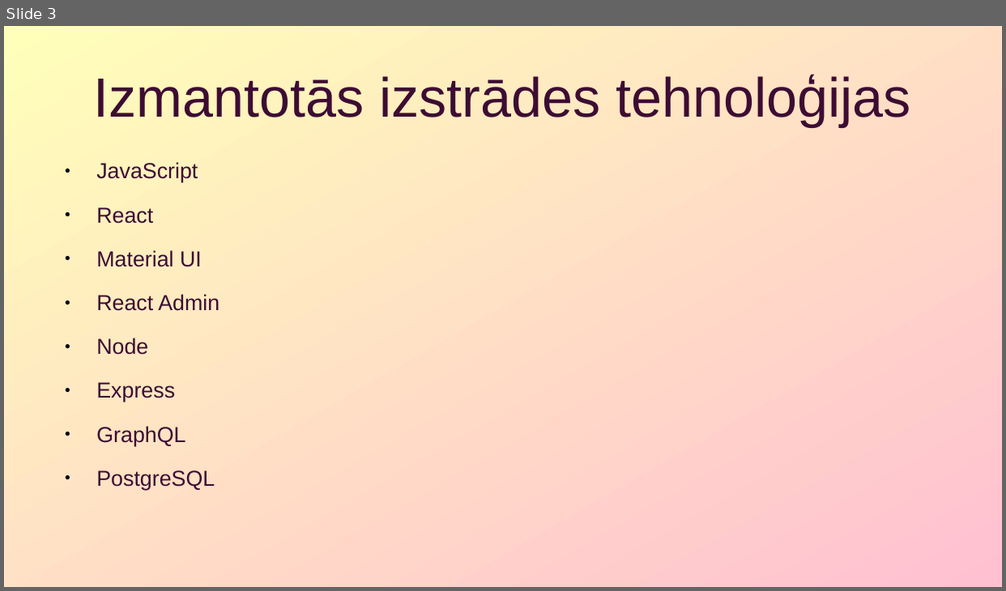
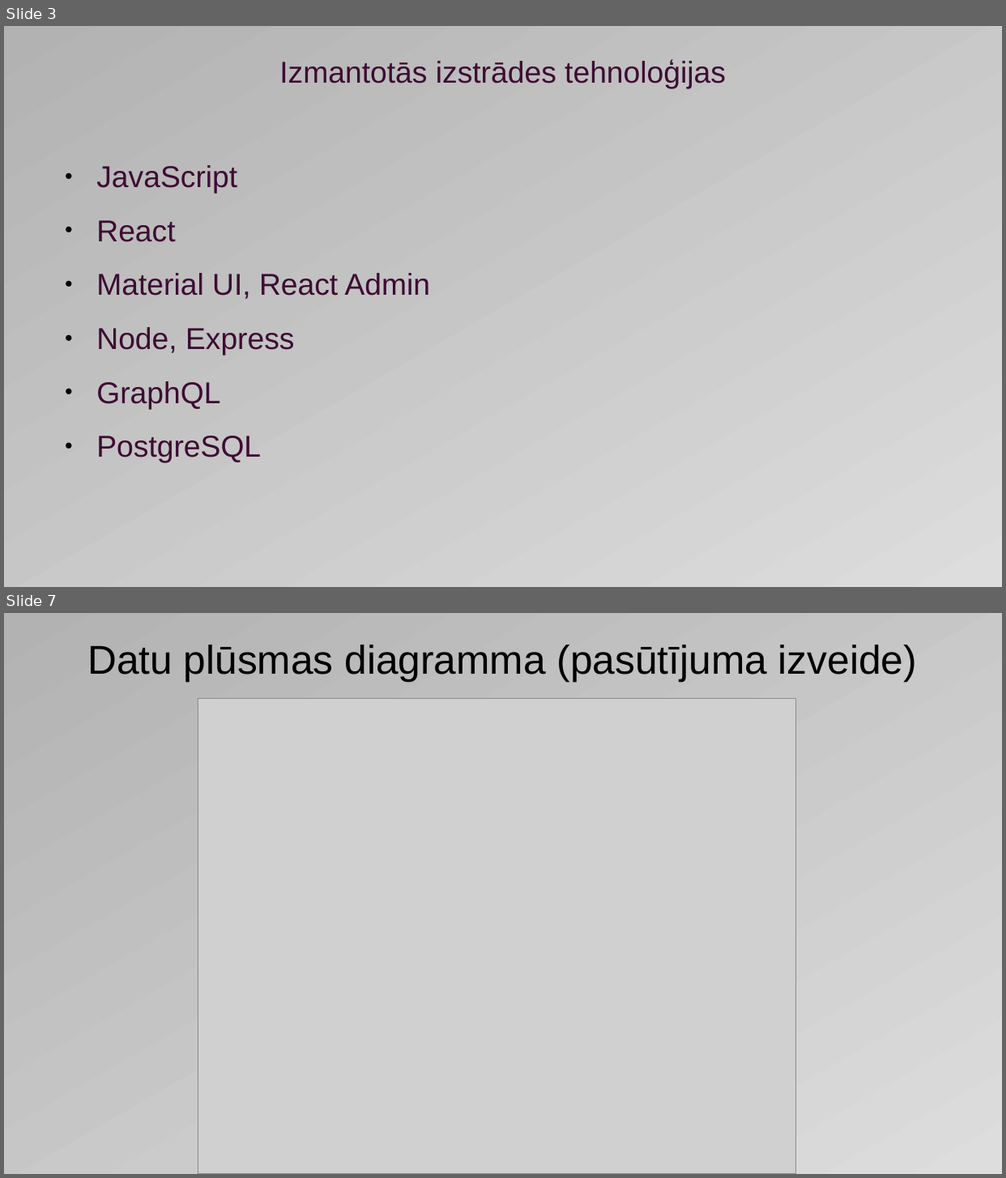
Before and after one commit to rvtprog-kval-21/d41-DenissStrombergs-InternetaVeikalaDatuUzskaitesAutomatizetaSistema, a slide deck: dokumentacija/prezentacija.pptx. Shown one above the other, each under a label of ours: slide 3 before the commit, slides 3 and 7 after it; the slides between them are not shown. The pictures are 1006x591 and 1006x1178 pixels, drawn with LibreOffice and Linux fonts; fonts in the diff are those of the drawing; grey boxes stand for pictures. Boxes give left, top, right and bottom in pixels: in the first picture for what was removed or moved away, otherwise in the second. Text is boxed around its words. In the diff, an @@ line names an element or a change of style, - is before the commit and + after.

```diff
--- a/dokumentacija/prezentacija.pptx
+++ b/dokumentacija/prezentacija.pptx
@@ slide 7 added at box(4, 613, 1002, 1174), background gradient #B2B2B2 to #DDDDDD @@
@@ text added at box(87, 645, 917, 682), 32 pt, text #000000 @@
+Datu plūsmas diagramma (pasūtījuma izveide)
@@ picture added at box(198, 698, 796, 1174) @@
@@ slide 3 changed as well @@
@@ background gradient #FFFFB9 to #FFC0D1 to gradient #B2B2B2 to #DDDDDD @@
@@ text "Izmantotās izstrādes tehnoloģijas" at box(279, 59, 726, 89): size 44 to 24 pt @@
@@ text at box(96, 165, 261, 463): size 17.3 to 24 pt in "JavaScript", "React", "GraphQL", "PostgreSQL" @@
@@ text at box(96, 273, 431, 356): text changed; size 17.3 to 24 pt @@
-● Material UI
-● React Admin
-● Node
-● Express
+● Material UI, React Admin
+● Node, Express
```
Also in this commit, not shown: 4 other slides changed, 3 other slides added, 4 slides removed, 2 other files.
